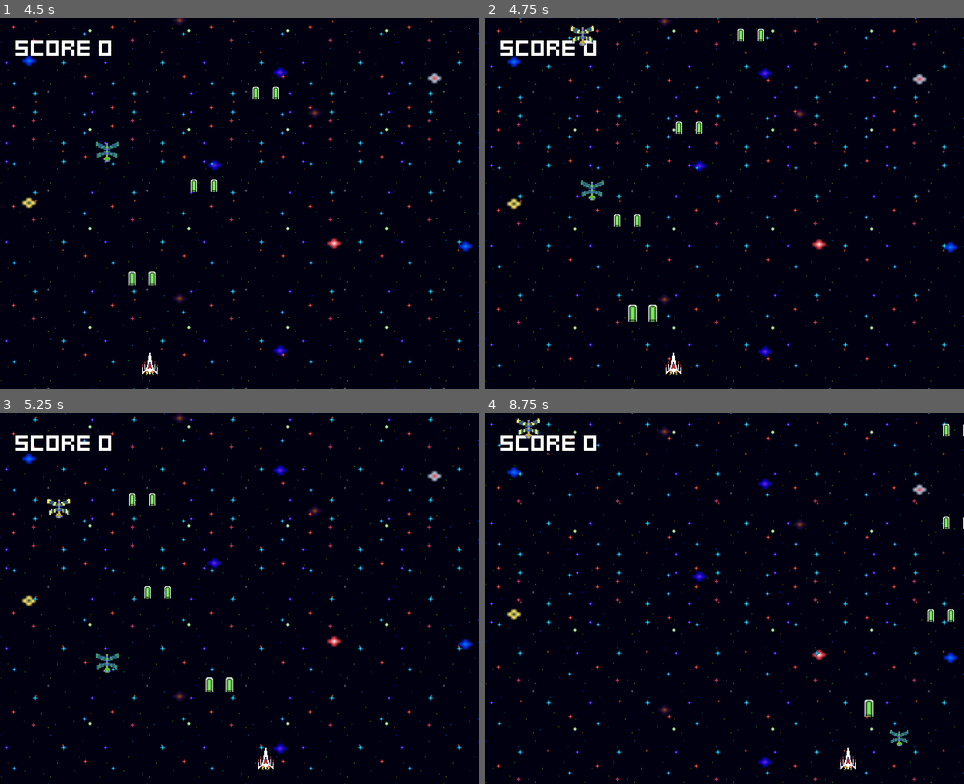
Above: before the commit, frames 1-4 (two rows, left to right).
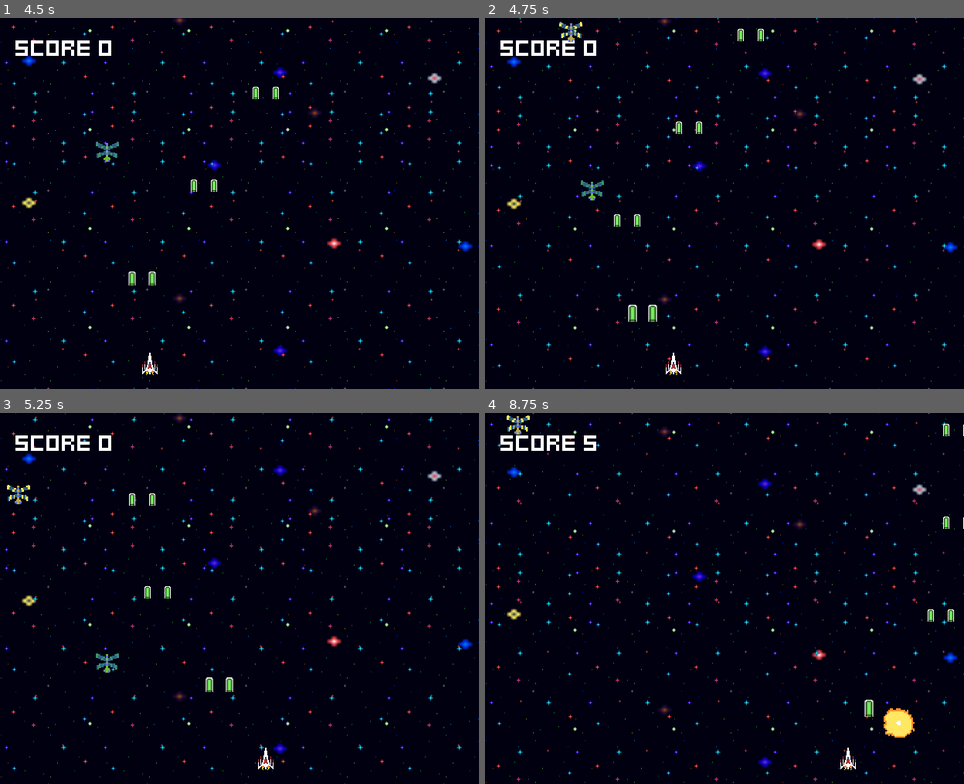
Above: after the commit, the same moments.

Repository: JKaizenn/NebulaFighters
Game: Godot game, scene res://Scenes/menu.tscn
The game is run twice, just before and just after one commit, with the same random seed, the same clock (stepped at 60 frames per second) and the same inputs.
Inputs:
- Up to frame 1 (4.5 s): tap Enter (ui_accept) at 0.5, 0.6, 0.77, 1.07, 1.35, 1.52, 1.82, 2.1, 2.85, 3.02, 3.32, 3.6, 3.77, 4.07, 4.35 s; hold Right (ui_right) 0.53-2.03 s; hold Left (ui_left) 2.03-4.28 s; hold Right (ui_right) from 4.28 s (still down)
- Up to frame 2 (4.75 s): keep holding Right (ui_right); tap Enter (ui_accept) at 4.52 s
- Up to frame 3 (5.25 s): keep holding Right (ui_right); tap Enter (ui_accept) at 4.82, 5.1 s
- Up to frame 4 (8.75 s): tap Enter (ui_accept) at 5.85, 6.02, 6.32, 6.6, 6.77, 7.07, 7.35, 7.52, 7.82, 8.1 s; release Right (ui_right) at 8.03 s; hold Left (ui_left) from 8.03 s (still down)

Frame 1 is identical in both runs. In frame 2, 0.2% of the frame differs, in the area x 15-23%, y 1-8%; in frame 3, 0.3%; in frame 4, 0.7%, in the area x 4-90%, y 0-90%.

Commit message:
Updated Score Values and File Layout
Updated Score Values

Diff:
--- a/Enemies/Scenes/enemy.tscn
+++ b/Enemies/Scenes/enemy.tscn
@@ -1,6 +1,6 @@
 [gd_scene load_steps=17 format=3 uid="uid://b8kpcv38c7wu6"]
 
-[ext_resource type="Script" path="res://Scripts/enemy.gd" id="1_jhcoq"]
+[ext_resource type="Script" path="res://Enemies/Scripts/enemy.gd" id="1_fj4k5"]
 [ext_resource type="Script" path="res://Scripts/Game Components/game_stats.gd" id="2_d2lfx"]
 [ext_resource type="Texture2D" uid="uid://h0rlvn12pkvn" path="res://Assets/Sprites/icon.png" id="3_fsheq"]
 [ext_resource type="Script" path="res://Scripts/Game Components/hitbox.gd" id="3_nnlfh"]
@@ -22,11 +22,11 @@
 size = Vector2(30.7043, 27)
 
 [node name="Enemy" type="Node2D"]
-script = ExtResource("1_jhcoq")
+script = ExtResource("1_fj4k5")
 
 [node name="GameStats" type="Node" parent="."]
 script = ExtResource("2_d2lfx")
-health = 3
+health = 2
 
 [node name="Hitbox" type="Area2D" parent="."]
 collision_layer = 0
--- a/Enemies/Scenes/enemy_generator.tscn
+++ b/Enemies/Scenes/enemy_generator.tscn
@@ -1,6 +1,6 @@
 [gd_scene load_steps=4 format=3 uid="uid://dcyc77jbuu5ca"]
 
-[ext_resource type="Script" path="res://Scripts/enemy_generator.gd" id="1_nh2fj"]
+[ext_resource type="Script" path="res://Enemies/Scripts/enemy_generator.gd" id="1_nh2fj"]
 [ext_resource type="PackedScene" uid="uid://b8kpcv38c7wu6" path="res://Enemies/Scenes/enemy.tscn" id="2_1osdp"]
 [ext_resource type="Script" path="res://Scripts/Game Components/game_spawner.gd" id="2_bjl5w"]
 
--- a/Enemies/Scenes/yellow_bug.tscn
+++ b/Enemies/Scenes/yellow_bug.tscn
@@ -8,8 +8,17 @@
 [node name="YellowBug" instance=ExtResource("1_ciiae")]
 script = ExtResource("2_4tpqp")
 
+[node name="GameStats" parent="." index="0"]
+health = 3
+
+[node name="Move" parent="." index="3"]
+velocity = Vector2(0, 175)
+
 [node name="Sprite2D" parent="." index="4"]
 texture = ExtResource("2_it4qt")
+
+[node name="Score" parent="." index="11"]
+adjust_amount = 10
 
 [node name="BorderBounce" type="Node" parent="." index="12" node_paths=PackedStringArray("actor", "move_objects")]
 script = ExtResource("4_wwhp7")
--- a/Enemies/Scripts/yellow_bug.gd
+++ b/Enemies/Scripts/yellow_bug.gd
@@ -3,4 +3,4 @@
 # Called when the node enters the scene tree for the first time.
 func _ready() -> void:
 	super()
-	move.velocity.x = [-100, 100].pick_random()
+	move.velocity.x = [-175, 175].pick_random()
--- a/Scripts/menu.gd
+++ b/Scripts/menu.gd
@@ -10,4 +10,4 @@
 	# Check if the "ui_accept" action is pressed
 	if Input.is_action_just_pressed("ui_accept"):
 		# Change the scene to the main menu scene
-		get_tree().change_scene_to_file("res://Scenes/Main.tscn")
+		get_tree().change_scene_to_file("res://Scenes/main.tscn")
Renamed: Scripts/enemy.gd -> Enemies/Scripts/enemy.gd
Renamed: Scripts/enemy_generator.gd -> Enemies/Scripts/enemy_generator.gd
